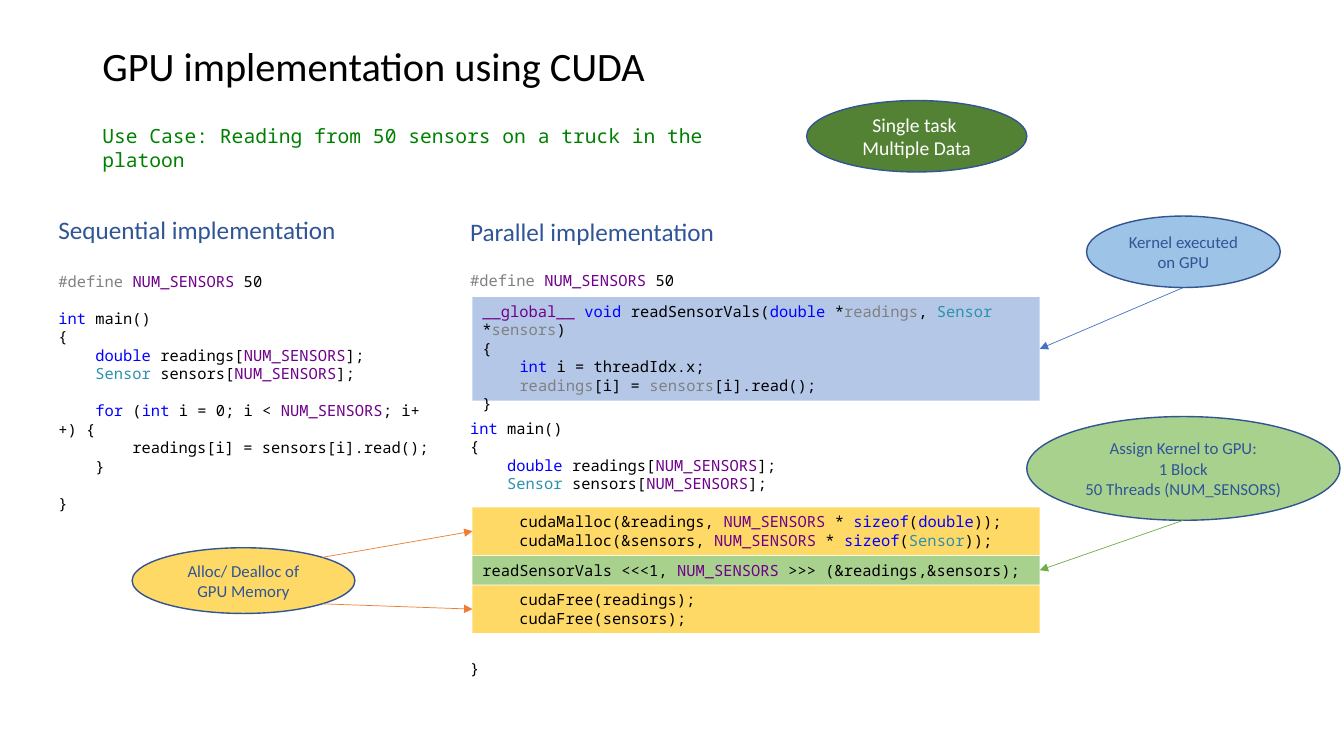
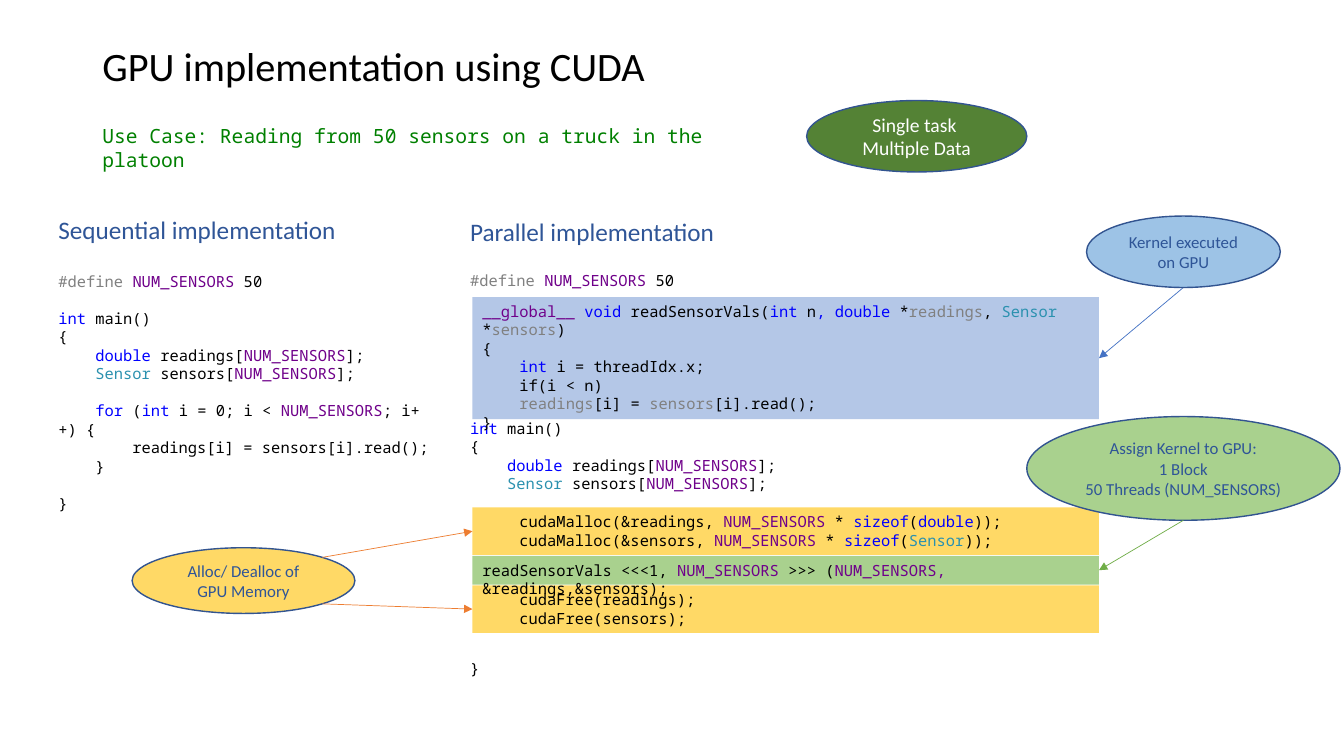
Before and after one commit to omaratif1995/DPS, a slide deck: slide 3 of Concurrent & Parallel Behavior.pptx. Drawn at 1344x756 pixels with LibreOffice and Linux fonts; fonts in the diff are those of the drawing. Boxes give left, top, right and bottom in pixels: in the first picture for what was removed or moved away, otherwise in the second. Text is boxed around its words. In the diff, an @@ line names an element or a change of style, - is before the commit and + after.

```diff
--- a/Concurrent & Parallel Behavior.pptx
+++ b/Concurrent & Parallel Behavior.pptx
@@ rectangle "__global__ void readSensorVals(int n, double ...": place and size @@
-rectangle "__global__ void readSensorVals(int n, double ..." at (473,297,1041,401)
+rectangle "__global__ void readSensorVals(int n, double ..." at (473,297,1100,419)
@@ arrow moved from (1184, 287) - (1041, 349) to (1184, 287) - (1099, 358) @@
@@ text in rectangle at (482,305,1058,338): text changed @@
-__global__ void readSensorVals(double *readings, Sensor *sensors)
+__global__ void readSensorVals(int n, double *readings, Sensor *sensors)
@@ text in rectangle at (519,379,603,394): paragraph added @@
+if(i < n)
@@ rectangle "cudaMalloc(&readings, NUM_SENSORS * sizeof(double));": place and size @@
-rectangle "cudaMalloc(&readings, NUM_SENSORS * sizeof(double));" at (473,507,1041,555)
+rectangle "cudaMalloc(&readings, NUM_SENSORS * sizeof(double));" at (473,507,1100,555)
@@ arrow moved from (1184, 520) - (1041, 571) to (1184, 520) - (1099, 571) @@
@@ rectangle "readSensorVals <<<1, NUM_SENSORS >>> (NUM_SENSORS, ...": place and size @@
-rectangle "readSensorVals <<<1, NUM_SENSORS >>> (NUM_SENSORS, ..." at (473,556,1041,585)
+rectangle "readSensorVals <<<1, NUM_SENSORS >>> (NUM_SENSORS, ..." at (473,556,1100,585)
@@ text in rectangle at (482,564,945,599): text changed @@
-readSensorVals <<<1, NUM_SENSORS >>> (&readings,&sensors);
+readSensorVals <<<1, NUM_SENSORS >>> (NUM_SENSORS, &readings,&sensors);
@@ rectangle "cudaFree(readings);": place and size @@
-rectangle "cudaFree(readings);" at (473,586,1041,633)
+rectangle "cudaFree(readings);" at (473,586,1100,633)
```
Also in this commit, not shown: 1 other file.
